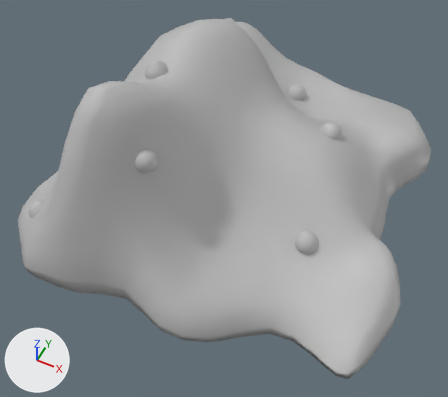
One commit to the FBX model Assets/05_GYMs/GYM_Eli/Assets/meshe/Gros tas de poussiere.fbx: the scene before it, then after it.
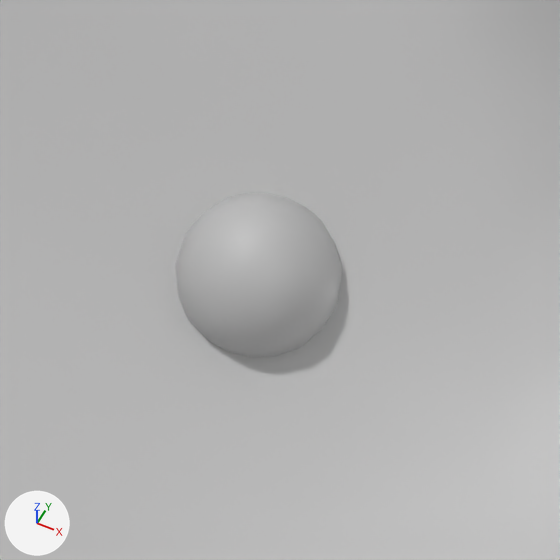
The first picture shows the older version from a 50 mm camera at (3.08, -4.6, 2.79) aimed at (2.06, -2.56, 0.24). The close-ups show the older and then the newer version on the part from 60% to 78% of the width and 51% to 71% of the height of that picture. Only the edits that show in the close-ups are written down. Arrows for +X, +Y and +Z are at lower left; the lights stay in place. Where no turn or scale is listed for an object, it has been applied to the vertices.

Before the edit, the objects in view are built like this:
```python
me_mesh = bpy.data.meshes.new('Mesh')
me_mesh.from_pydata(...)  # 962 vertices, 960 faces; spans x -1.16..1.03, y -1.17..1.16, z -0.08..1.08
me_mesh.materials.append(mat_lambert1)  # grey #bcbcbc
me_mesh_002 = bpy.data.meshes.new('Mesh.002')
me_mesh_002.from_pydata(...)  # a UV sphere (20 segments, 10 rings, poles along z) spanning x -0.0611..0.0611, y -0.0611..0.0611, z -0.0611..0.0611
me_mesh_002.materials.append(mat_lambert1)  # grey #bcbcbc
ob_gros_tas_de_poussiere = bpy.data.objects.new('Gros_tas_de_poussiere', me_mesh)
ob_gros_tas_de_poussiere.location = (2.0938, -2.204, 0.0321)
ob_psphere2 = bpy.data.objects.new('pSphere2', me_mesh_002)
ob_psphere2.location = (2.586, -2.6729, 0.2774)
```
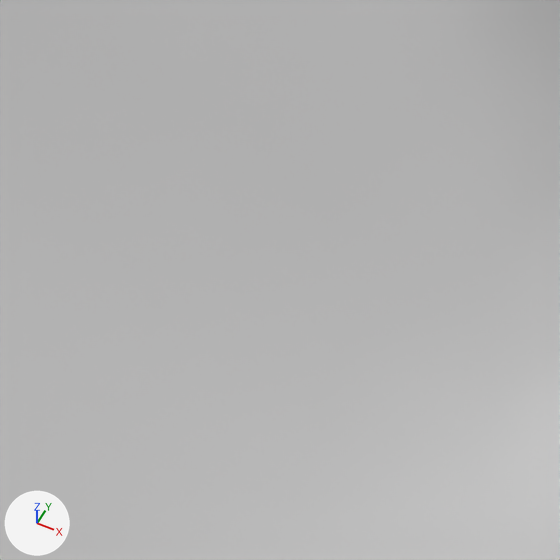
What differs and where, as boxes (x1, y1, x2, y2) in the close-ups (560 x 560 px):
```json
{"object": "pSphere2", "change": "deleted", "before": [175, 193, 342, 357]}
```

Scene script edits in JSON lines:
```json
{"op": "remove", "block": "ob_psphere2", "code": ["ob_psphere2 = bpy.data.objects.new('pSphere2', me_mesh_002)", "ob_psphere2.location = (2.586, -2.6729, 0.2774)"]}
```
